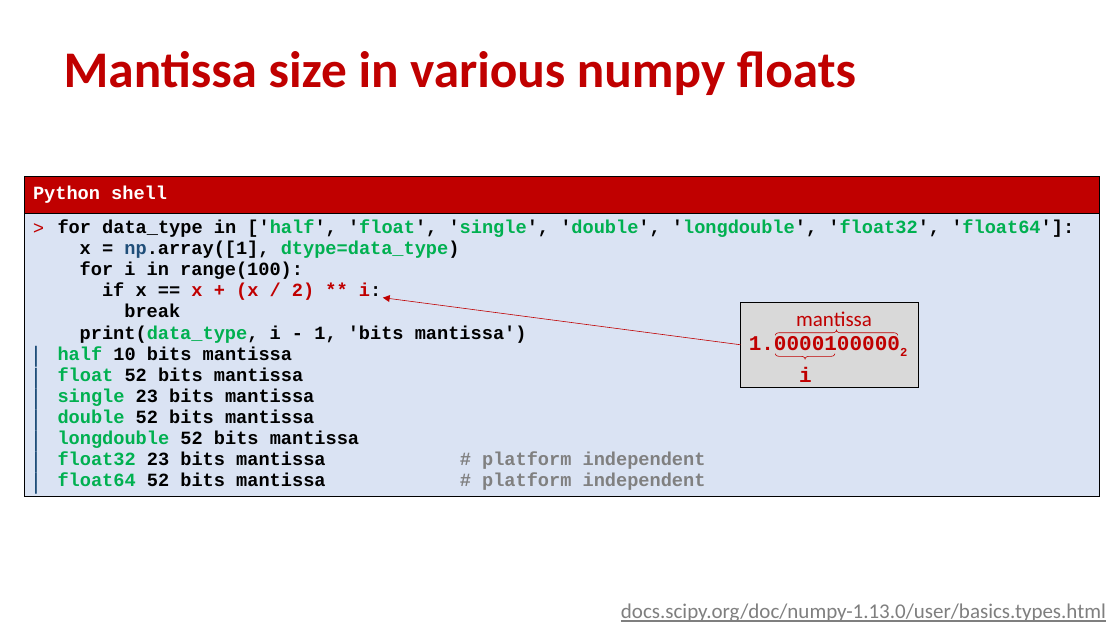
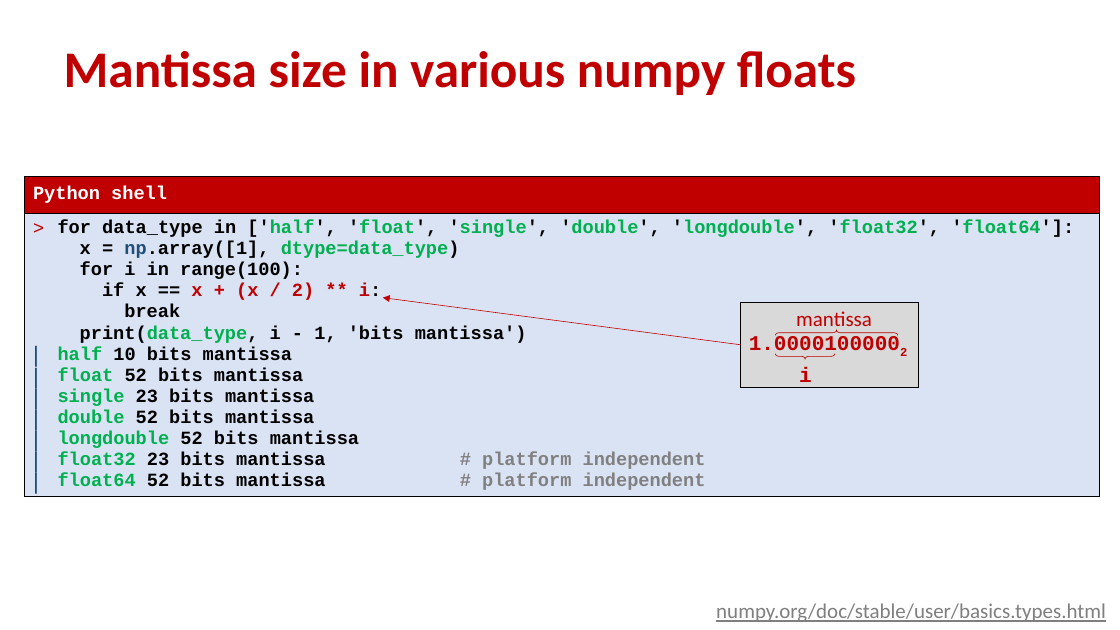
Before and after one commit to gsbrodal/gsbrodal.github.io, a slide deck: slide 10 of ipsa/slides/numpy.pptx. Drawn at 1120x630 pixels with LibreOffice and Linux fonts; fonts in the diff are those of the drawing. Boxes give left, top, right and bottom in pixels: in the first picture for what was removed or moved away, otherwise in the second. Text is boxed around its words. In the diff, an @@ line names an element or a change of style, - is before the commit and + after.

Commit message:
all-slides-with-answers.pdf all-slides.pdf numpy.pdf numpy.pptx

```diff
--- a/ipsa/slides/numpy.pptx
+++ b/ipsa/slides/numpy.pptx
@@ text at bbox=[716, 603, 1106, 622]: text changed @@
-docs.scipy.org/doc/numpy-1.13.0/user/basics.types.html
+numpy.org/doc/stable/user/basics.types.html
```
Also in this commit, not shown: 7 other slides changed, 3 other files.
